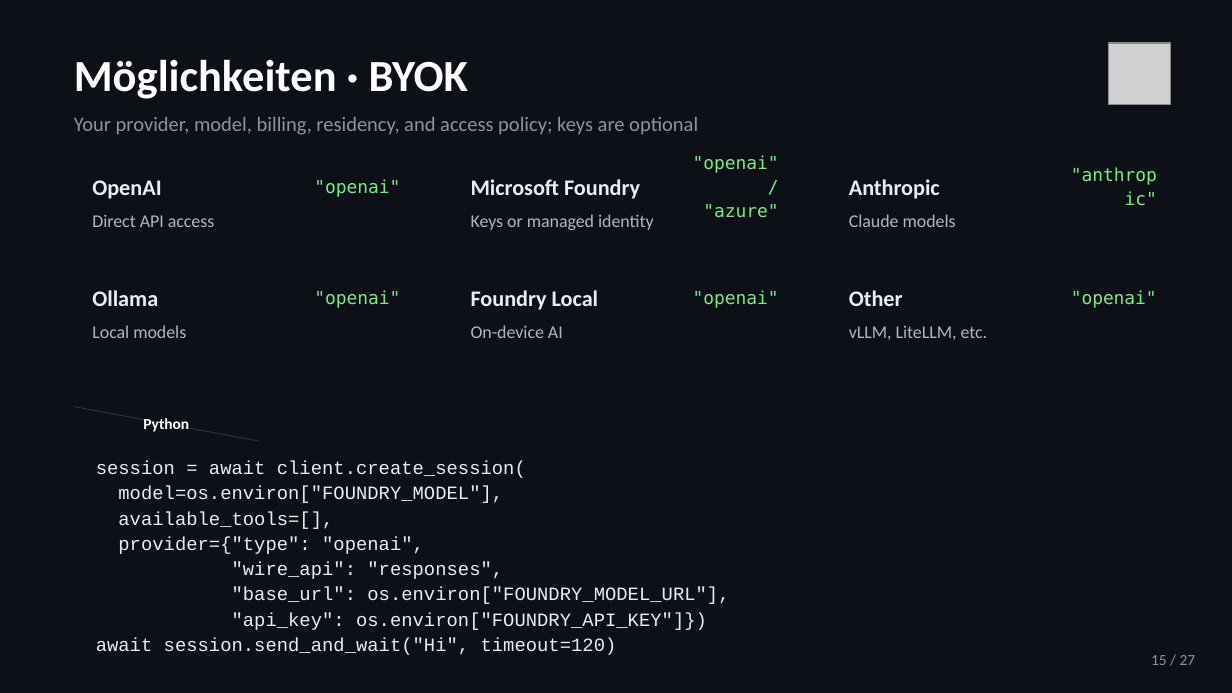
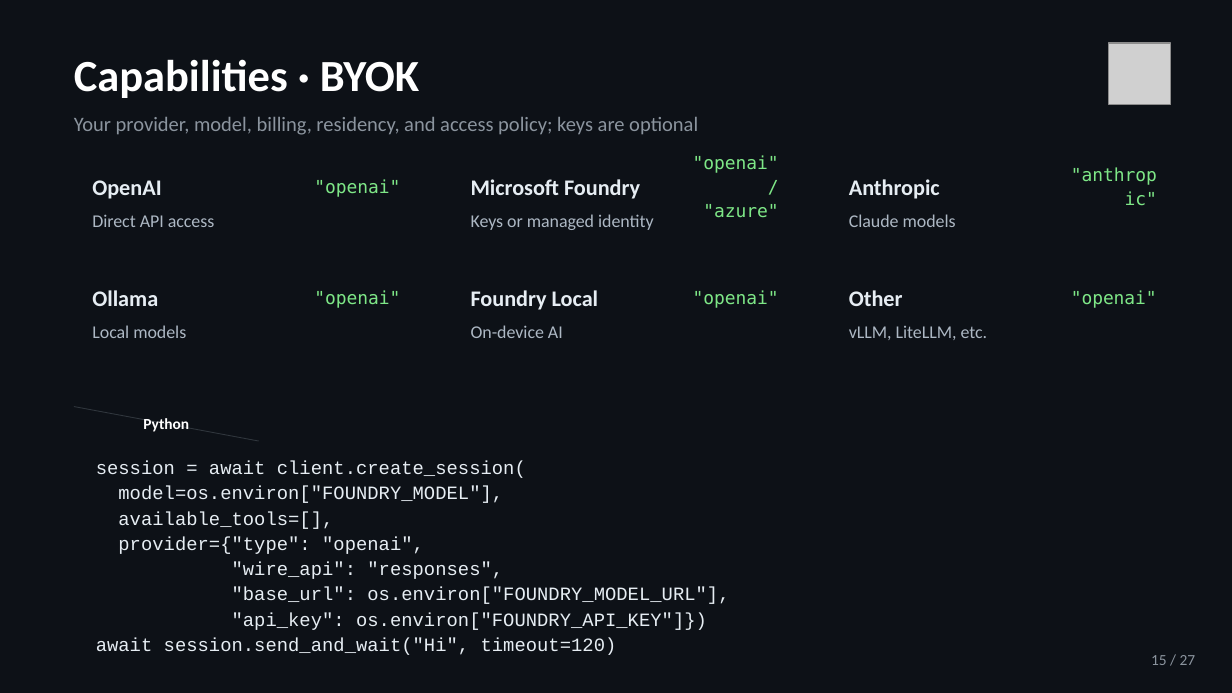
Before and after one commit to jeffrey-groneberg/ghcp_sdk, a slide deck: slide 15 of GitHub-Copilot-SDK.pptx. Drawn at 1232x693 pixels with LibreOffice and Linux fonts; fonts in the diff are those of the drawing; grey boxes stand for pictures. Boxes give left, top, right and bottom in pixels: in the first picture for what was removed or moved away, otherwise in the second. Text is boxed around its words. In the diff, an @@ line names an element or a change of style, - is before the commit and + after.

```diff
--- a/GitHub-Copilot-SDK.pptx
+++ b/GitHub-Copilot-SDK.pptx
@@ text at bbox=[74, 59, 419, 98]: text changed @@
-Möglichkeiten · BYOK
+Capabilities · BYOK
```
Also in this commit, not shown: 10 other slides changed, 1 other file.
